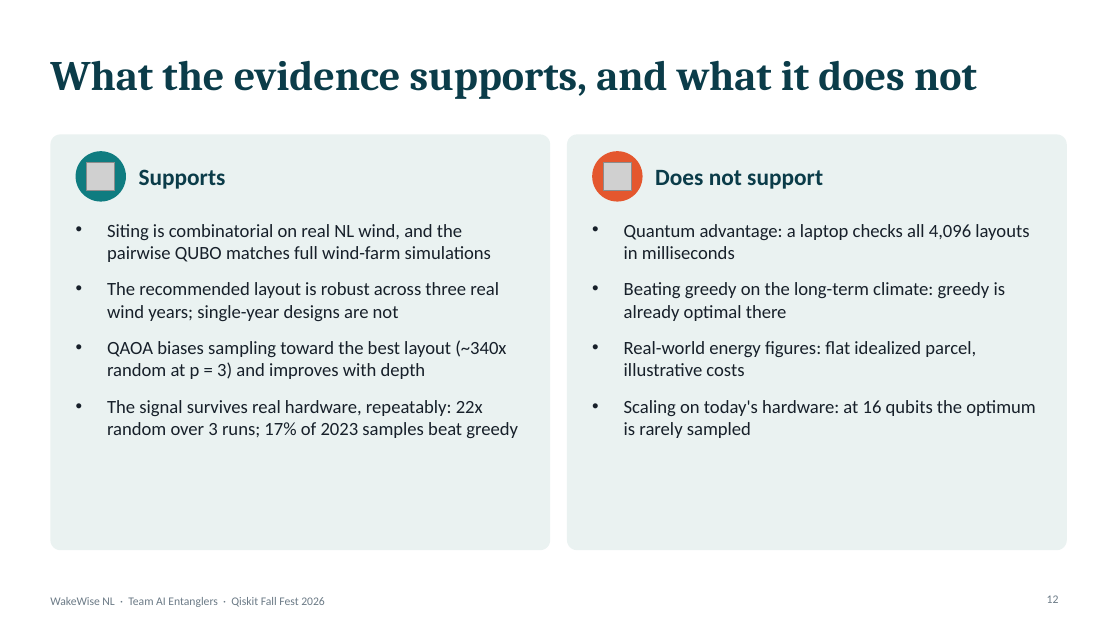
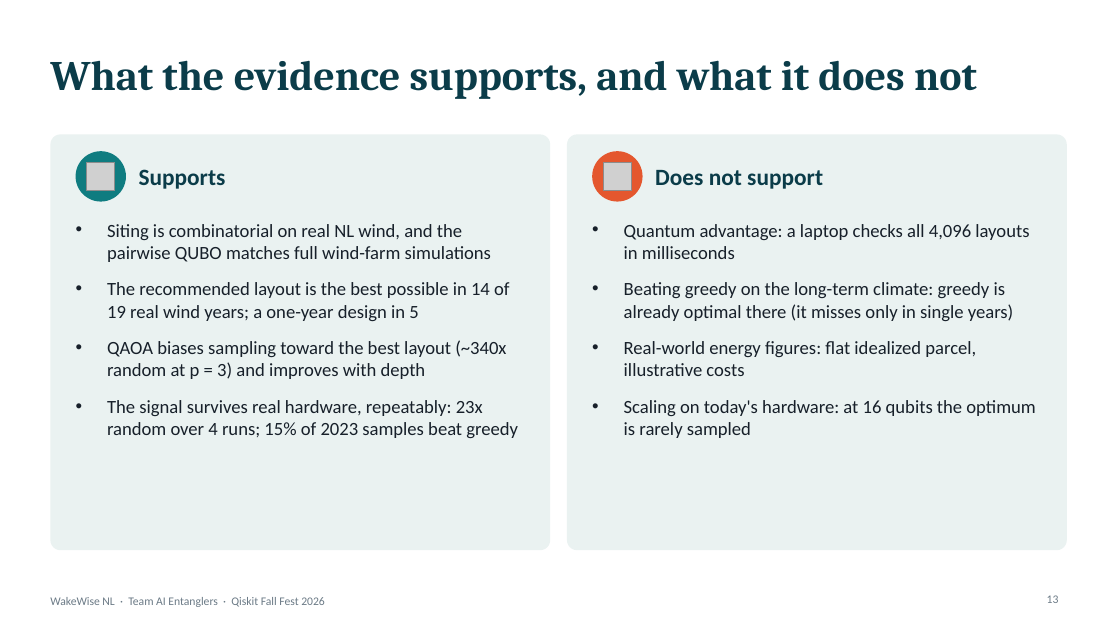
Before and after one commit to mrw-soumik/Qiskit-AI-Entanglers-, a slide deck: slide 13 of slides/WakeWise_NL_AI_Entanglers.pptx (slide 12 before the commit). Drawn at 1120x630 pixels with LibreOffice and Linux fonts; fonts in the diff are those of the drawing; grey boxes stand for pictures. Boxes give left, top, right and bottom in pixels: in the first picture for what was removed or moved away, otherwise in the second. Text is boxed around its words. In the diff, an @@ line names an element or a change of style, - is before the commit and + after.

```diff
--- a/slides/WakeWise_NL_AI_Entanglers.pptx
+++ b/slides/WakeWise_NL_AI_Entanglers.pptx
@@ text at bbox=[107, 282, 509, 321]: text changed @@
-• The recommended layout is robust across three real wind years; single-year designs are not
+• The recommended layout is the best possible in 14 of 19 real wind years; a one-year design in 5
@@ text at bbox=[624, 282, 1013, 321]: text changed @@
-• Beating greedy on the long-term climate: greedy is already optimal there
+• Beating greedy on the long-term climate: greedy is already optimal there (it misses only in single years)
@@ text at bbox=[107, 400, 518, 438]: text changed @@
-• The signal survives real hardware, repeatably: 22x random over 3 runs; 17% of 2023 samples beat greedy
+• The signal survives real hardware, repeatably: 23x random over 4 runs; 15% of 2023 samples beat greedy
```
Also in this commit, not shown: 7 other slides changed, 2 slides added, 1 slide removed, 32 other files.
